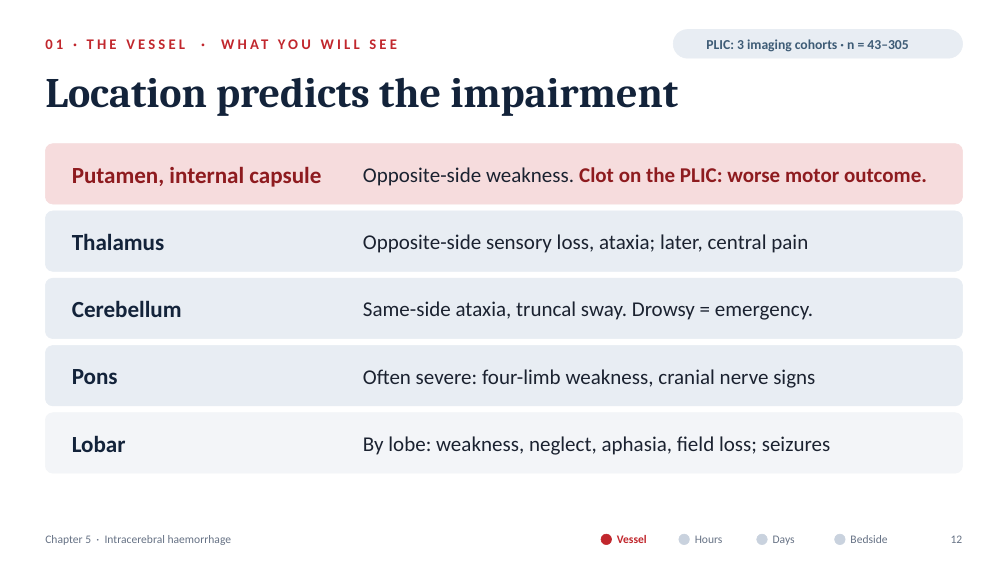
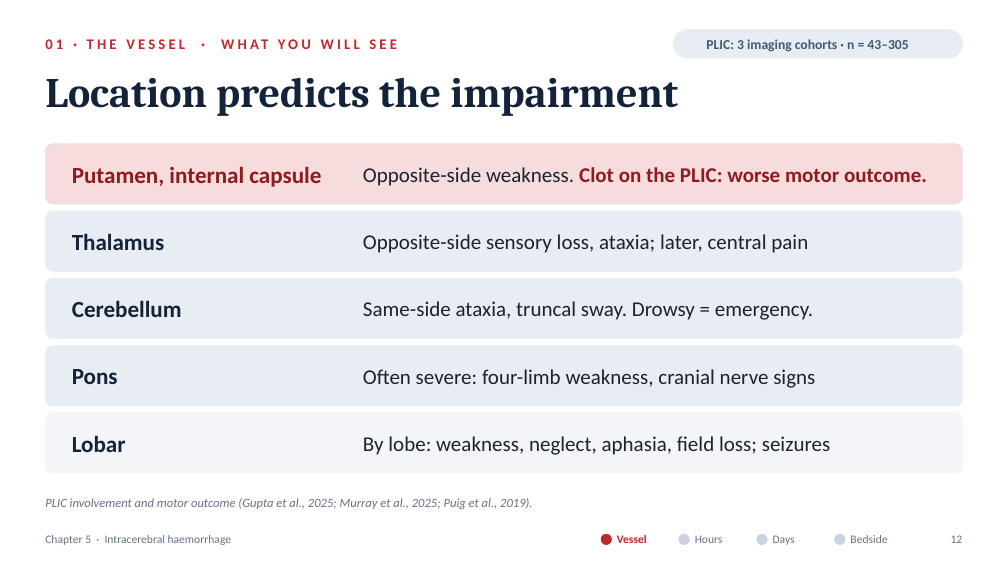
Before and after one commit to fredtom1/fred-Tom-, a slide deck: slide 12 of Chapter5_ICH_Pathophysiology.pptx. Drawn at 1008x567 pixels with LibreOffice and Linux fonts; fonts in the diff are those of the drawing; background and template pictures are left out. Boxes give left, top, right and bottom in pixels: in the first picture for what was removed or moved away, otherwise in the second. Text is boxed around its words. In the diff, an @@ line names an element or a change of style, - is before the commit and + after.

```diff
--- a/Chapter5_ICH_Pathophysiology.pptx
+++ b/Chapter5_ICH_Pathophysiology.pptx
@@ text added at box(45, 498, 532, 509), 12 pt, text #667285, italic @@
+PLIC involvement and motor outcome (Gupta et al., 2025; Murray et al., 2025; Puig et al., 2019).
```
Also in this commit, not shown: 28 other slides changed, 4 slides added, 2 slides removed, 15 other files.
